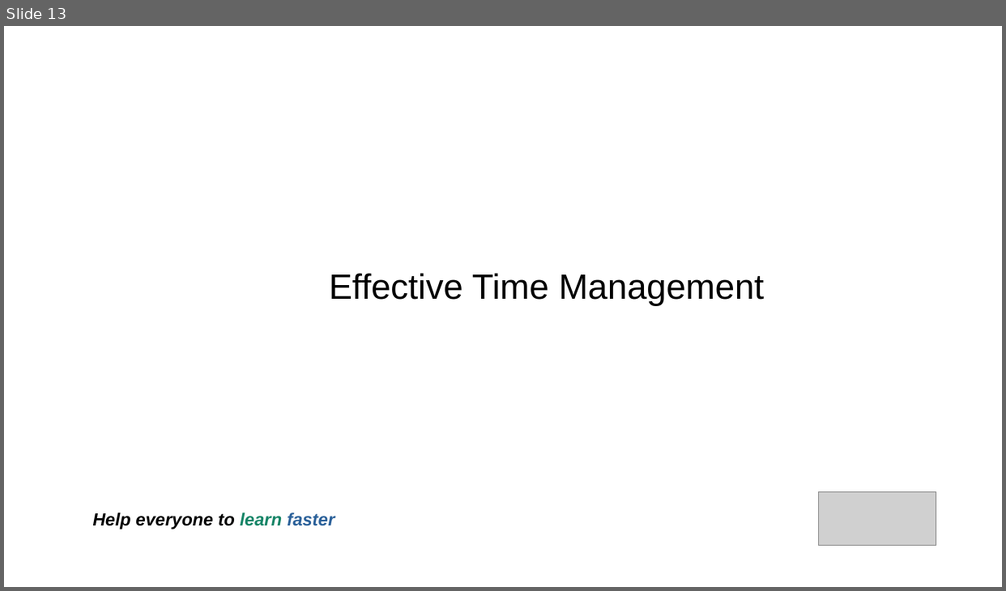
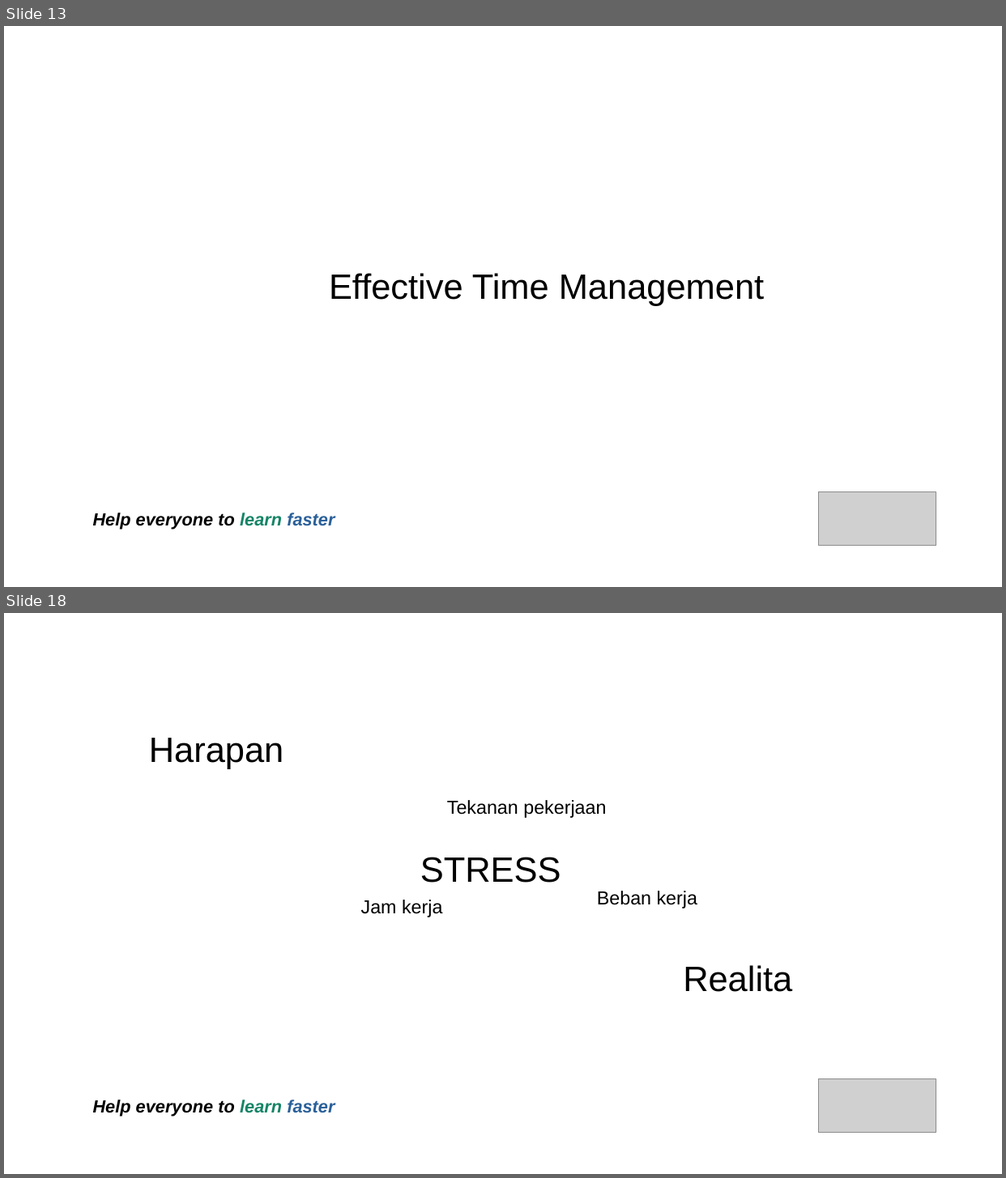
Before and after one commit to jejaksaid/course-flc, a slide deck: time-and-stress-management/sllide.odp. Shown one above the other, each under a label of ours: slide 13 before the commit, slides 13 and 18 after it; the slides between them are not shown. The pictures are 1006x591 and 1006x1178 pixels, drawn with LibreOffice and Linux fonts; fonts in the diff are those of the drawing; grey boxes stand for pictures; background and template pictures are left out. Boxes give left, top, right and bottom in pixels: in the first picture for what was removed or moved away, otherwise in the second. Text is boxed around its words. In the diff, an @@ line names an element or a change of style, - is before the commit and + after.

```diff
--- a/time-and-stress-management/sllide.odp
+++ b/time-and-stress-management/sllide.odp
@@ slide 18 added at (x1=4, y1=613, x2=1002, y2=1174), background picture (left out) @@
@@ text added at (x1=149, y1=738, x2=284, y2=769), 28 pt, text #000000 @@
+Harapan
@@ text added at (x1=447, y1=800, x2=606, y2=818), 15 pt, text #000000 @@
+Tekanan pekerjaan
@@ text added at (x1=420, y1=857, x2=561, y2=883), 28 pt, text #000000 @@
+STRESS
@@ text added at (x1=361, y1=900, x2=442, y2=918), 15 pt, text #000000 @@
+Jam kerja
@@ text added at (x1=597, y1=891, x2=697, y2=909), 15 pt, text #000000 @@
+Beban kerja
@@ text added at (x1=683, y1=965, x2=792, y2=992), 28 pt, text #000000 @@
+Realita
@@ picture added at (x1=819, y1=1080, x2=936, y2=1134) @@
@@ text added at (x1=93, y1=1100, x2=334, y2=1116), 14 pt, text #000000, bold, italic @@
+Help everyone to learn faster
```
Also in this commit, not shown: 7 other slides added, 2 other files.
